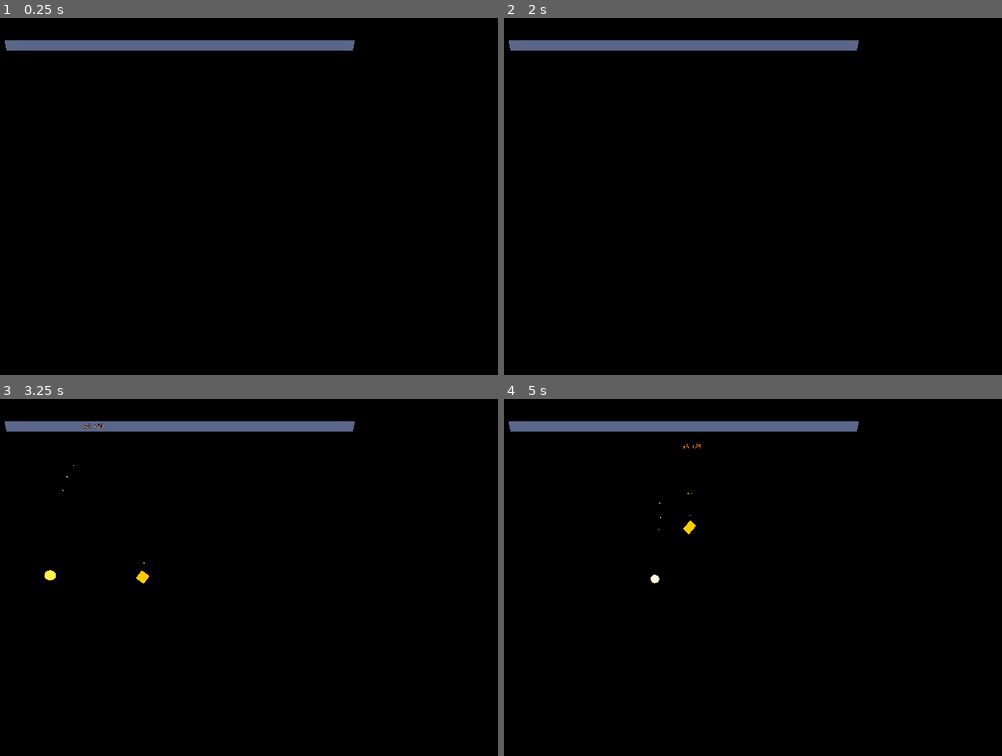
Above: before the commit, frames 1-4 (two rows, left to right).
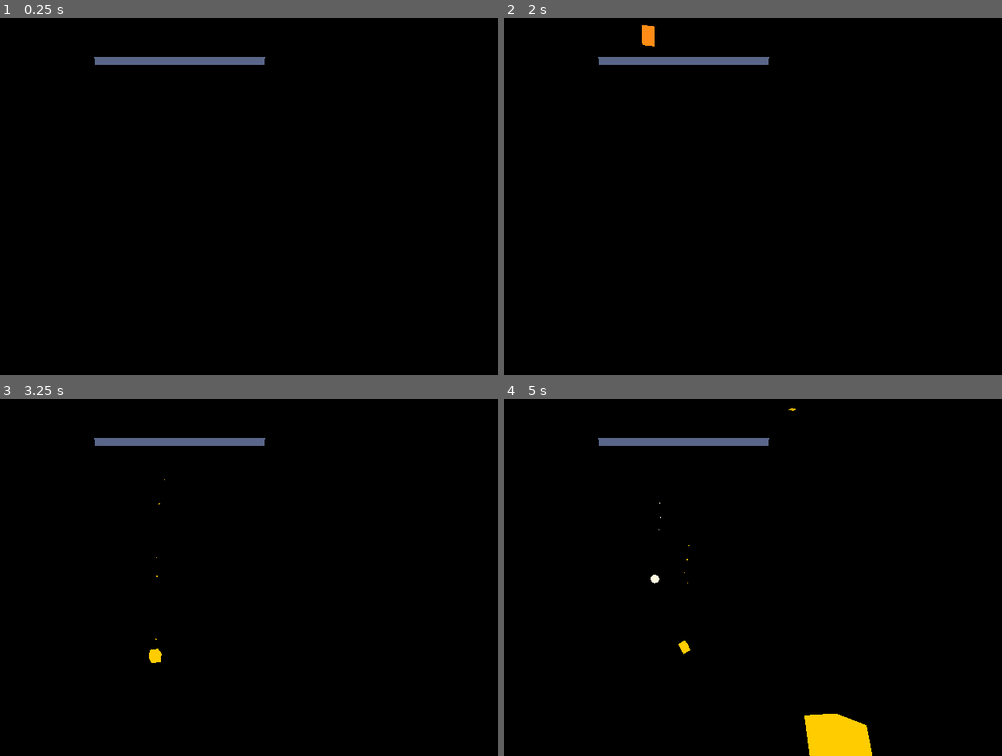
Above: after the commit, the same moments.

Repository: ibrews/godot-avp-cascade
Game: Godot game, scene res://main_v2.tscn
The game is run twice, just before and just after one commit, with the same random seed, the same clock (stepped at 60 frames per second) and the same inputs.
Inputs:
- Up to frame 1 (0.25 s): no input
- Up to frame 2 (2 s): tap Enter at 0.5 s; tap Space at 1.25 s
- Up to frame 3 (3.25 s): no input
- Up to frame 4 (5 s): no input

The runs differ from the first frame. In frame 1, 2.8% of the frame differs, in the area x 0-72%, y 6-14%; in frame 2, 2.9%; in frame 3, 3.0%; in frame 4, 4.3%, in the area x 0-74%, y 2-100%.

Commit message:
feat(fx): fireworks, dressed-up 3D score text, smaller plates, boom SFX
- Fireworks: _spawn_burst now layers a big multicolor burst + fast bright
  sparks + an expanding shockwave ring.
- Final-score text: gold/metallic/emissive extruded TextMesh, overshoot pop,
  continuous turntable spin, emission shimmer; extrusion halved (was too deep).
- Starting plates 1.6x1.2 -> 0.95x0.72 (were huge/unwieldy).
- Powerful score fanfare: pitch-dropping sub boom + noise crack + sparkle,
  arpeggio layered on top (buffer 0.3->0.6s). Replaces the bare arpeggio.
Device-verified through v0.2.8-spinboom.

Co-Authored-By: Claude Opus 4.8 (1M context) <noreply@anthropic.com>

Diff:
--- a/test-project/main_v2.gd
+++ b/test-project/main_v2.gd
@@ -8,7 +8,7 @@
 # Gestures: index→thumb = grab | middle→thumb = toggle hand mesh | ring→thumb = reset
 
 # Shown on the in-world info panel. Bump on meaningful releases.
-const APP_VERSION := "v0.2.6-handfix"
+const APP_VERSION := "v0.2.8-spinboom"
 
 const SPAWN_INTERVAL := 0.55
 const KILL_Y := -2.0
@@ -184,9 +184,11 @@
 		Basis().rotated(Vector3.RIGHT, deg_to_rad(x_rot_deg)),
 		Vector3(0.0, y, z)
 	)
+	# Smaller starting plates — 1.6×1.2 m read as huge/unwieldy on device.
+	var plate_size := Vector3(0.95, 0.04, 0.72)
 	var mi := MeshInstance3D.new()
 	var bm := BoxMesh.new()
-	bm.size = Vector3(1.6, 0.04, 1.2)
+	bm.size = plate_size
 	mi.mesh = bm
 	var plate_mat := StandardMaterial3D.new()
 	plate_mat.shading_mode = BaseMaterial3D.SHADING_MODE_PER_PIXEL
@@ -195,7 +197,7 @@
 	plate.add_child(mi)
 	var cs := CollisionShape3D.new()
 	var bs := BoxShape3D.new()
-	bs.size = Vector3(1.6, 0.04, 1.2)
+	bs.size = plate_size
 	cs.shape = bs
 	plate.add_child(cs)
 	_world_root.add_child(plate)
@@ -369,7 +371,7 @@
 	_shared_audio = AudioStreamPlayer3D.new()
 	var gen := AudioStreamGenerator.new()
 	gen.mix_rate = SAMPLE_RATE
-	gen.buffer_length = 0.3
+	gen.buffer_length = 0.6  # room for the one-shot score fanfare (boom is ~0.55s)
 	_shared_audio.stream = gen
 	_shared_audio.volume_db = -3.0
 	_shared_audio.max_distance = 5.0
@@ -755,44 +757,107 @@
 	# stands apart from the flat multiplier popups. Small +N / xN stay flat.
 	BigScorePopup3D.spawn(self, at + Vector3(0, 0.05, 0), str(total), Color(0.55, 0.95, 1.0))
 	_spawn_burst(at, Color(0.40, 0.90, 1.0))
-	_push_score_arpeggio()
-
-# Celebratory one-shot particle burst at the portal.
+	_push_score_fanfare()
+
+# Celebratory fireworks at the portal: a big multicolor burst, a layer of fast
+# bright sparks, and an expanding shockwave ring flash.
 func _spawn_burst(pos: Vector3, color: Color):
+	# Layer 1 — main colorful burst (color ramp through warm tones into the accent).
+	var ramp := _make_gradient([
+		Color(1.0, 1.0, 0.95, 1.0),   # hot white core
+		Color(1.0, 0.80, 0.20, 1.0),  # gold
+		Color(1.0, 0.40, 0.10, 1.0),  # orange
+		Color(color.r, color.g, color.b, 0.9),
+		Color(color.r, color.g, color.b, 0.0),  # fade out
+	])
+	_emit_burst_layer(pos, 110, 0.032, 1.1, 0.8, 2.6, -1.3, 0.4, 1.3, ramp, color)
+	# Layer 2 — fast, tiny, very bright sparks that streak out and die quickly.
+	_emit_burst_layer(pos, 60, 0.014, 0.55, 2.2, 4.4, -1.8, 0.3, 0.8, null, Color(1.0, 0.97, 0.85))
+	# Layer 3 — expanding shockwave ring.
+	_spawn_shockwave(pos, color)
+
+# One GPUParticles3D one-shot burst layer.
+func _emit_burst_layer(pos: Vector3, amount: int, quad_size: float, lifetime: float,
+		vmin: float, vmax: float, gravity_y: float, smin: float, smax: float,
+		ramp: GradientTexture1D, base_color: Color) -> void:
 	var pmat := StandardMaterial3D.new()
 	pmat.shading_mode = BaseMaterial3D.SHADING_MODE_UNSHADED
-	pmat.albedo_color = Color(color.r, color.g, color.b, 0.9)
+	pmat.albedo_color = Color(base_color.r, base_color.g, base_color.b, 0.95)
 	pmat.emission_enabled = true
-	pmat.emission = color
-	pmat.emission_energy_multiplier = 3.0
+	pmat.emission = base_color
+	pmat.emission_energy_multiplier = 4.0
 	pmat.transparency = BaseMaterial3D.TRANSPARENCY_ALPHA
+	pmat.billboard_mode = BaseMaterial3D.BILLBOARD_PARTICLES
 	var quad := QuadMesh.new()
-	quad.size = Vector2(0.03, 0.03)
+	quad.size = Vector2(quad_size, quad_size)
 	quad.material = pmat
 	var proc := ParticleProcessMaterial.new()
 	proc.emission_shape = ParticleProcessMaterial.EMISSION_SHAPE_SPHERE
 	proc.emission_sphere_radius = 0.02
 	proc.direction = Vector3(0, 1, 0)
 	proc.spread = 180.0
-	proc.initial_velocity_min = 0.6
-	proc.initial_velocity_max = 1.6
-	proc.gravity = Vector3(0, -0.8, 0)
-	proc.scale_min = 0.4
-	proc.scale_max = 1.1
+	proc.initial_velocity_min = vmin
+	proc.initial_velocity_max = vmax
+	proc.gravity = Vector3(0, gravity_y, 0)
+	proc.scale_min = smin
+	proc.scale_max = smax
+	if ramp != null:
+		proc.color_ramp = ramp
 	var burst := GPUParticles3D.new()
-	burst.amount = 36
-	burst.lifetime = 0.7
+	burst.amount = amount
+	burst.lifetime = lifetime
 	burst.one_shot = true
 	burst.explosiveness = 1.0
 	burst.process_material = proc
 	burst.draw_pass_1 = quad
-	burst.visibility_aabb = AABB(Vector3(-1, -1, -1), Vector3(2, 2, 2))
+	burst.visibility_aabb = AABB(Vector3(-1.5, -1.5, -1.5), Vector3(3, 3, 3))
 	burst.position = pos
 	add_child(burst)
 	burst.emitting = true
-	# Free after it finishes.
-	get_tree().create_timer(1.2).timeout.connect(func():
+	get_tree().create_timer(lifetime + 0.5).timeout.connect(func():
 		if is_instance_valid(burst): burst.queue_free())
+
+# Expanding, fading emissive ring that punches outward from the score point.
+func _spawn_shockwave(pos: Vector3, color: Color) -> void:
+	var ring := MeshInstance3D.new()
+	var torus := TorusMesh.new()
+	torus.inner_radius = 0.05
+	torus.outer_radius = 0.07
+	ring.mesh = torus
+	var m := StandardMaterial3D.new()
+	m.shading_mode = BaseMaterial3D.SHADING_MODE_UNSHADED
+	m.transparency = BaseMaterial3D.TRANSPARENCY_ALPHA
+	m.albedo_color = Color(color.r, color.g, color.b, 0.85)
+	m.emission_enabled = true
+	m.emission = color
+	m.emission_energy_multiplier = 3.5
+	ring.material_override = m
+	ring.position = pos
+	# Face the user so the ring reads as a flat expanding flash.
+	var cam := get_viewport().get_camera_3d()
+	if cam != null and not cam.global_position.is_equal_approx(pos):
+		ring.look_at(cam.global_position, Vector3.UP)
+	add_child(ring)
+	var tw := create_tween().set_parallel(true)
+	tw.tween_property(ring, "scale", Vector3.ONE * 9.0, 0.45).set_trans(Tween.TRANS_CUBIC).set_ease(Tween.EASE_OUT)
+	tw.tween_property(m, "albedo_color:a", 0.0, 0.45)
+	tw.tween_property(m, "emission_energy_multiplier", 0.0, 0.45)
+	tw.chain().tween_callback(ring.queue_free)
+
+# Build a GradientTexture1D from a list of colors (evenly spaced) for particle ramps.
+func _make_gradient(colors: Array) -> GradientTexture1D:
+	var g := Gradient.new()
+	var offsets := PackedFloat32Array()
+	var cols := PackedColorArray()
+	var n := colors.size()
+	for i in range(n):
+		offsets.append(float(i) / float(maxi(1, n - 1)))
+		cols.append(colors[i])
+	g.offsets = offsets
+	g.colors = cols
+	var tex := GradientTexture1D.new()
+	tex.gradient = g
+	return tex
 
 func _chain_color(chain: int) -> Color:
 	if chain >= 6:
@@ -861,21 +926,35 @@
 		var s := sin(phase) * env * 0.38
 		_audio_playback.push_frame(Vector2(s, s))
 
-# Rising 3-note arpeggio for a scored cube.
-func _push_score_arpeggio():
+# Powerful score sound to match the fireworks: a deep pitch-dropping boom + a
+# noise crack + a sparkle shimmer tail, with the rising C-E-G arpeggio layered on
+# top. Mixed into ONE buffer fill (needs buffer_length >= ~0.55s).
+func _push_score_fanfare():
 	if _audio_playback == null:
 		return
-	var freqs := [523.25, 659.25, 783.99]  # C5, E5, G5
+	var dur := 0.55
+	var n := int(SAMPLE_RATE * dur)
+	var to_fill: int = min(n, _audio_playback.get_frames_available())
+	var arp := [523.25, 659.25, 783.99]  # C5, E5, G5
 	var note_dur := 0.07
-	for f in freqs:
-		var n := int(SAMPLE_RATE * note_dur)
-		var avail := _audio_playback.get_frames_available()
-		var to_fill: int = min(n, avail)
-		for i in range(to_fill):
-			var t := float(i) / SAMPLE_RATE
-			var env := sin(PI * t / note_dur)
-			var s := (sin(TAU * f * t) * 0.45 + sin(TAU * f * 2.0 * t) * 0.12) * env
-			_audio_playback.push_frame(Vector2(s, s))
+	for i in range(to_fill):
+		var t := float(i) / SAMPLE_RATE
+		var u := t / dur
+		# Sub boom: pitch drops 95→40 Hz with a fast exponential decay.
+		var f: float = lerp(95.0, 40.0, sqrt(u))
+		var s := sin(TAU * f * t) * exp(-3.6 * u) * 0.85
+		# Explosion crack: white-noise burst, very fast decay.
+		s += (randf() * 2.0 - 1.0) * exp(-10.0 * u) * 0.33
+		# Sparkle shimmer that lingers a touch.
+		s += sin(TAU * 1300.0 * t) * exp(-4.5 * u) * 0.10 * (0.5 + 0.5 * sin(TAU * 9.0 * t))
+		# Rising arpeggio layered over the first three note slots.
+		var ni := int(t / note_dur)
+		if ni < arp.size():
+			var nt := t - float(ni) * note_dur
+			var nenv := sin(PI * nt / note_dur)
+			s += (sin(TAU * arp[ni] * t) * 0.30 + sin(TAU * arp[ni] * 2.0 * t) * 0.08) * nenv
+		s = clampf(s, -1.0, 1.0)
+		_audio_playback.push_frame(Vector2(s, s))
 
 # Returns which finger tip (15=middle, 20=ring, 25=pinky) is pinching the thumb,
 # or -1 if none. "Closest wins": only the single finger nearest the thumb counts,
--- a/test-project/sandbox/big_score_popup.gd
+++ b/test-project/sandbox/big_score_popup.gd
@@ -1,40 +1,44 @@
 class_name BigScorePopup3D
 extends MeshInstance3D
 
-# Volumetric final-score popup for the goal-portal cash-out. Unlike the flat,
-# billboarded ScorePopup3D multipliers (+5 / x3), this is a REAL extruded
-# TextMesh (depth > 0) that does NOT billboard — it faces the user once at
-# spawn, then holds that orientation so its depth reads as genuine 3D while it
-# arcs upward. The contrast with the flat multipliers is the point: the final
-# score should feel weighty.
+# Volumetric final-score popup for the goal-portal cash-out. A real extruded
+# TextMesh (depth > 0), gold + emissive, that:
+#   - punches in with an overshoot pop,
+#   - spins in from a yaw offset and settles facing the user (shows its depth),
+#   - shimmers (emission flicker) and arcs upward, then fades.
+# The flat billboarded ScorePopup3D multipliers stay flat — the contrast sells
+# the cash-out.
 #
-# Usage: BigScorePopup3D.spawn(parent, world_pos, "1234", Color(0.55,0.95,1.0))
+# Usage: BigScorePopup3D.spawn(parent, world_pos, "1234")
 
 var _age := 0.0
-var _lifetime := 1.9
-var _velocity := Vector3(0.0, 0.58, 0.0)
+const _LIFETIME := 2.1
+var _velocity := Vector3(0.0, 0.55, 0.0)
 var _mat: StandardMaterial3D
-var _base_emission := 2.0
+var _base_emission := 2.6
+var _face_basis := Basis.IDENTITY
+const _SPIN_SPEED := 3.0   # rad/s — constant turntable spin while it floats up
 
-static func spawn(parent: Node3D, world_pos: Vector3, content: String, color: Color) -> void:
+static func spawn(parent: Node3D, world_pos: Vector3, content: String, _unused := Color.WHITE) -> void:
 	var p := BigScorePopup3D.new()
 
 	var tm := TextMesh.new()
 	tm.text = content
-	tm.font_size = 200
-	tm.depth = 0.06                                  # the extrusion = the "3D"
-	tm.pixel_size = 0.0007
+	tm.font_size = 250
+	tm.depth = 0.045                                 # extrusion (halved — was too deep)
+	tm.pixel_size = 0.0008
 	tm.horizontal_alignment = HORIZONTAL_ALIGNMENT_CENTER
 	p.mesh = tm
 
 	var mat := StandardMaterial3D.new()
-	mat.albedo_color = color
+	mat.albedo_color = Color(1.0, 0.86, 0.36)        # warm gold
+	mat.metallic = 0.7
+	mat.metallic_specular = 0.7
+	mat.roughness = 0.28
 	mat.emission_enabled = true
-	mat.emission = color
+	mat.emission = Color(1.0, 0.72, 0.18)
 	mat.emission_energy_multiplier = p._base_emission
 	mat.transparency = BaseMaterial3D.TRANSPARENCY_ALPHA
-	# PER_PIXEL (not unshaded) so the extruded side faces catch light and the
-	# depth is visible; emission keeps it readable against passthrough.
 	mat.shading_mode = BaseMaterial3D.SHADING_MODE_PER_PIXEL
 	p.material_override = mat
 	p._mat = mat
@@ -42,33 +46,46 @@
 	parent.add_child(p)
 	p.global_position = world_pos
 
-	# Face the user at spawn (yaw only, stay upright), then hold orientation.
-	# TextMesh's readable face is +Z; look_at points -Z at the target, so flip
-	# 180° about local Y to turn the front toward the camera.
+	# Face the user (yaw only), then hold — _process layers the spin-in on top.
 	var cam := p.get_viewport().get_camera_3d()
-	if cam:
+	if cam != null:
 		var look := cam.global_position
 		look.y = p.global_position.y
 		if not look.is_equal_approx(p.global_position):
 			p.look_at(look, Vector3.UP)
 			p.rotate_object_local(Vector3.UP, PI)
+	p._face_basis = p.global_transform.basis
 
 func _process(delta: float) -> void:
 	_age += delta
-	var t := _age / _lifetime
+	var t := _age / _LIFETIME
 	if t >= 1.0:
 		queue_free()
 		return
+
+	# Arc upward with a little gravity.
 	global_position += _velocity * delta
-	_velocity.y -= 0.22 * delta                      # gentle gravity → arc
+	_velocity.y -= 0.20 * delta
 
-	# Fade out over the last 40% of life (alpha + emission together).
+	# Overshoot pop for the first ~28% of life, then hold at 1.0.
+	var s := 1.0
+	if t < 0.28:
+		s = 0.2 + 0.8 * _ease_back_out(t / 0.28)
+
+	# Continuous turntable spin about vertical — shows off the extrusion as it rises.
+	var spin := _age * _SPIN_SPEED
+	transform.basis = (_face_basis * Basis(Vector3.UP, spin)).scaled(Vector3.ONE * s)
+
+	# Emission shimmer + fade over the last 35%.
 	var a := 1.0
-	if t > 0.6:
-		a = 1.0 - (t - 0.6) / 0.4
+	if t > 0.65:
+		a = 1.0 - (t - 0.65) / 0.35
 	_mat.albedo_color.a = a
-	_mat.emission_energy_multiplier = _base_emission * a
+	_mat.emission_energy_multiplier = _base_emission * a * (1.0 + 0.22 * sin(_age * 20.0))
 
-	# Quick pop-in scale for the first ~quarter of life.
-	var s := 1.0 + 0.4 * (1.0 - minf(t * 4.0, 1.0))
-	scale = Vector3.ONE * s
+# Back-out easing: overshoots ~1.1 then settles to 1.0.
+func _ease_back_out(u: float) -> float:
+	var c1 := 1.70158
+	var c3 := c1 + 1.0
+	var p := u - 1.0
+	return 1.0 + c3 * p * p * p + c1 * p * p
